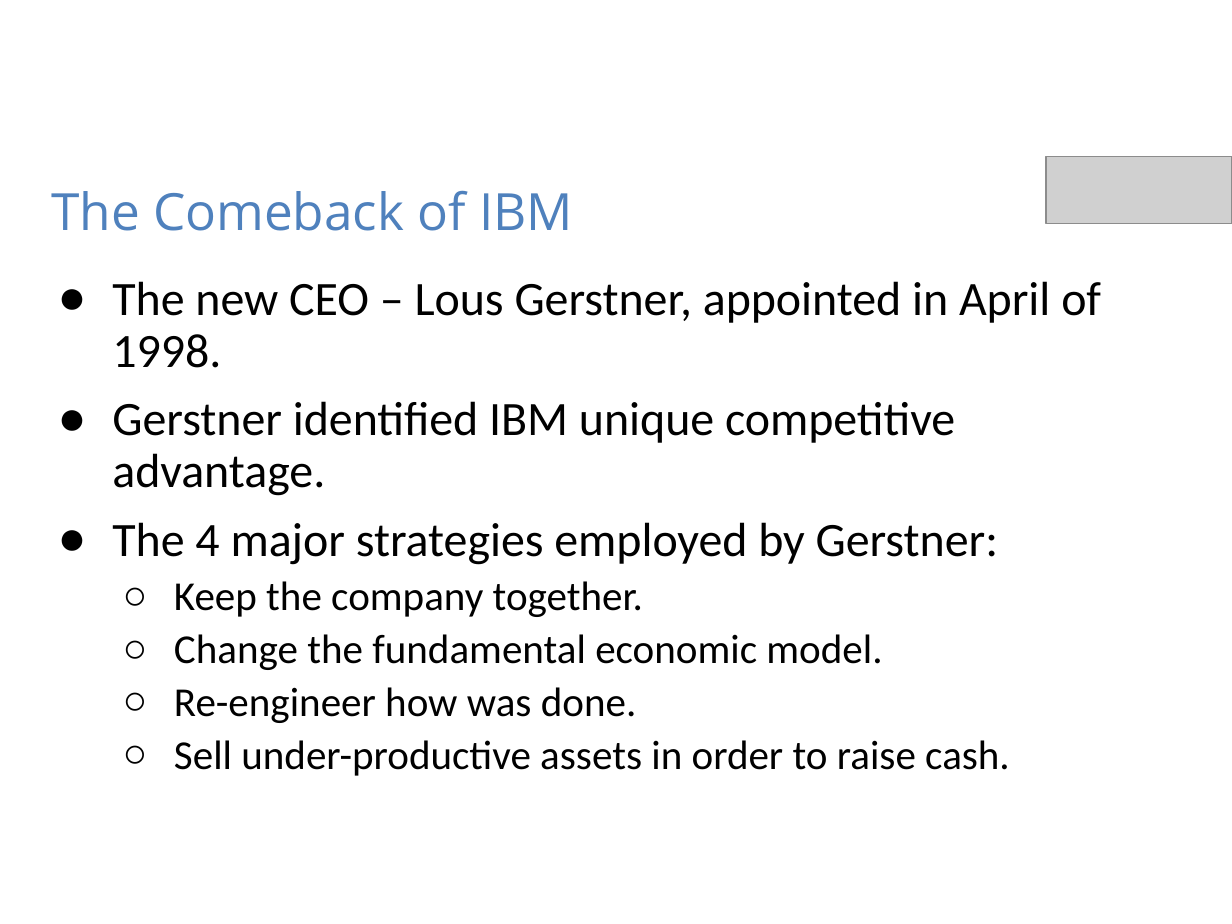
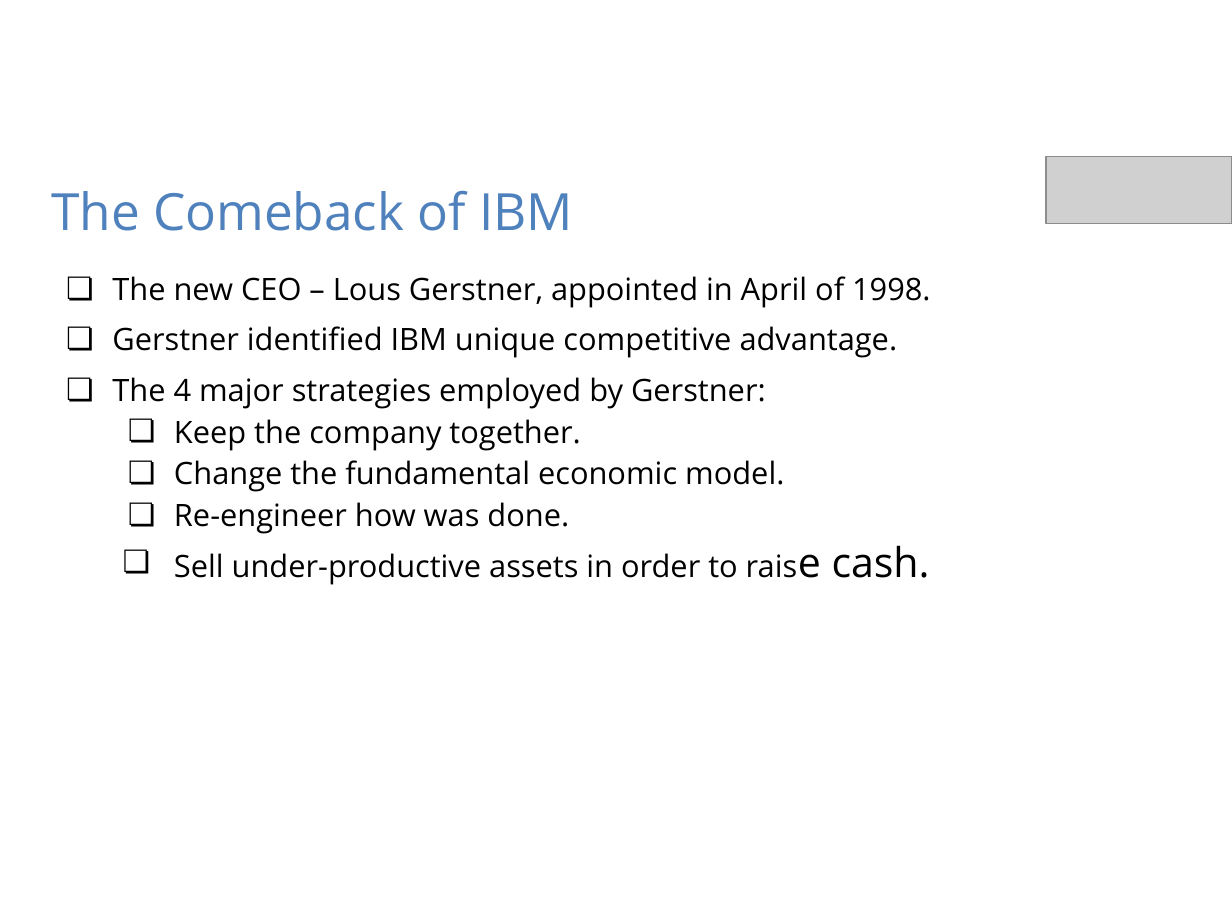
Before and after one commit to likithshekar/Case_Study_KM, a slide deck: slide 23 of IBM Case Study.pptx. Drawn at 1232x924 pixels with LibreOffice and Linux fonts; fonts in the diff are those of the drawing; grey boxes stand for pictures; background and template pictures are left out. Boxes give left, top, right and bottom in pixels: in the first picture for what was removed or moved away, otherwise in the second. Text is boxed around its words. In the diff, an @@ line names an element or a change of style, - is before the commit and + after.

```diff
--- a/IBM Case Study.pptx
+++ b/IBM Case Study.pptx
@@ text "The new CEO – Lous ..." at <box>112,276,931,585</box>: size 28 to 18 pt in "The new CEO – Lous Gerstner, appointed ...", "Gerstner identified IBM unique competitive advantage.", "The 4 major strategies employed by Gerstner:"; font Calibri to Open Sans; size 24 to 18 pt in "Keep the company together.", "Change the fundamental economic model.", "Re-engineer how was done.", "Sell under-productive assets in order to raise"; bullet ● to ❏; bullet ○ to ❏ @@
```
Also in this commit, not shown: 5 other slides changed, 1 other file.
